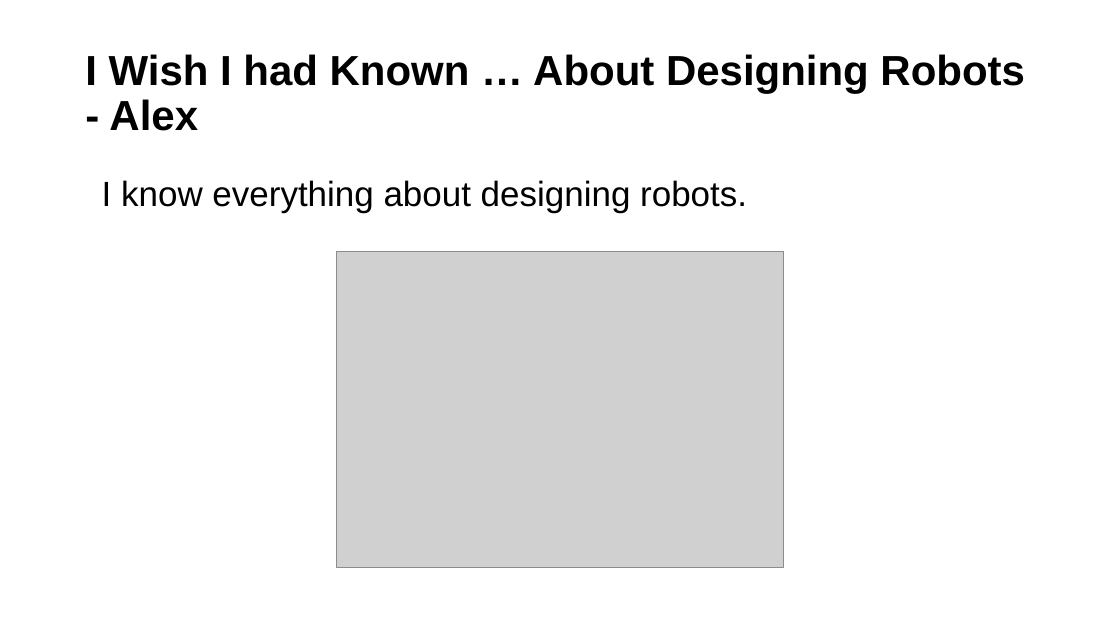
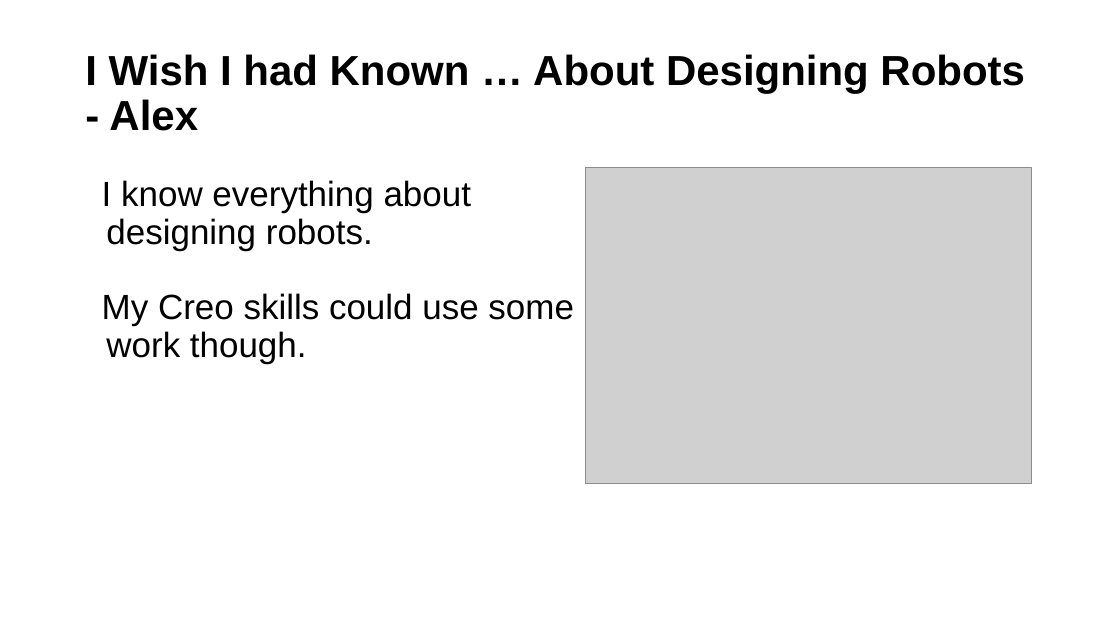
Before and after one commit to FTC7347/2015-Documentation, a slide deck: slide 14 of SeasonRecap.pptx. Drawn at 1120x630 pixels with LibreOffice and Linux fonts; fonts in the diff are those of the drawing; grey boxes stand for pictures. Boxes give left, top, right and bottom in pixels: in the first picture for what was removed or moved away, otherwise in the second. Text is boxed around its words. In the diff, an @@ line names an element or a change of style, - is before the commit and + after.

```diff
--- a/SeasonRecap.pptx
+++ b/SeasonRecap.pptx
@@ picture moved from (x1=337, y1=251, x2=783, y2=567) to (x1=586, y1=168, x2=1032, y2=484) @@
@@ text at (x1=102, y1=293, x2=574, y2=364): paragraph added @@
+My Creo skills could use some work though.
```
Also in this commit, not shown: 7 other slides changed.
